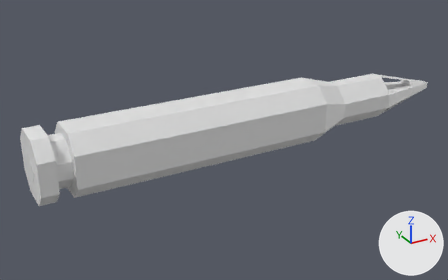
Renders of the OBJ model run/mcwb/Octagon Weapons/assets/mcwb/models/ammo/556x45mm.obj from each side of a commit.
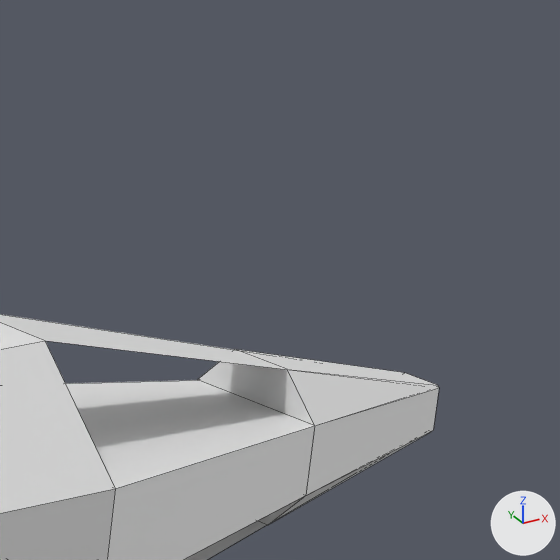
Each version is shown whole from a camera (50 mm lens) standing at (-0.174, -1.017, 0.479) and looking at (0.396, 0.02, -0.039), then close up on the part from 84% to 99% of the width and 13% to 37% of the height. Arrows for +X, +Y and +Z are at lower right; the lights stay in place. The close-ups show mesh edges as thin lines. Where no turn or scale is listed for an object, it has been applied to the vertices. Vertices at the same position are counted once.

Objects in the first close-up: '556x45mm'.
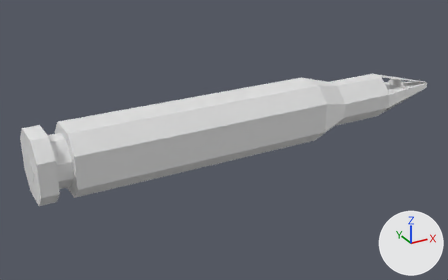
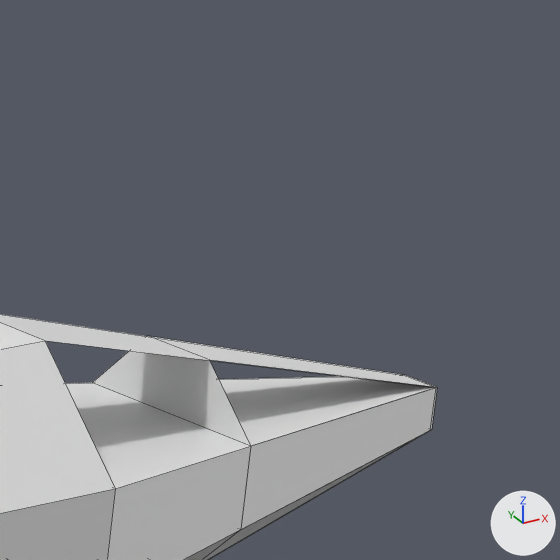
Location of each change, (x1, y1, x2, y2) in pixels of the close-ups (560 x 560 px):
'556x45mm', reshaped: before (0, 314, 439, 560); after (0, 314, 437, 560)
part 1 of me_556x45mm, cut back: before (198, 349, 439, 525); after (92, 336, 437, 560)

The change in detail:
me_556x45mm is used by ob_556x45mm; location (0.0, 0.0, 0.0).
me_556x45mm had 100 vertices, 116 faces and spanned x -0.001..0.938, y -0.062..0.062, z -0.062..0.062.
me_556x45mm now has 96 vertices, 110 faces and spans x -0.001..0.938, y -0.062..0.062, z -0.062..0.062.
Part 1, on me_556x45mm:
14 vertices are removed from x 0.876..0.938, y -0.023..0.023, z -0.023..0.01.
16 faces are deleted.
2 vertices move from x 0.876, y -0.01..0.01, z 0.023 to x 0.844, y -0.012..0.012, z 0.031.
10 vertices are added at x 0.844..0.938, y -0.031..0.031, z -0.031..0.012.
10 new faces join them.
